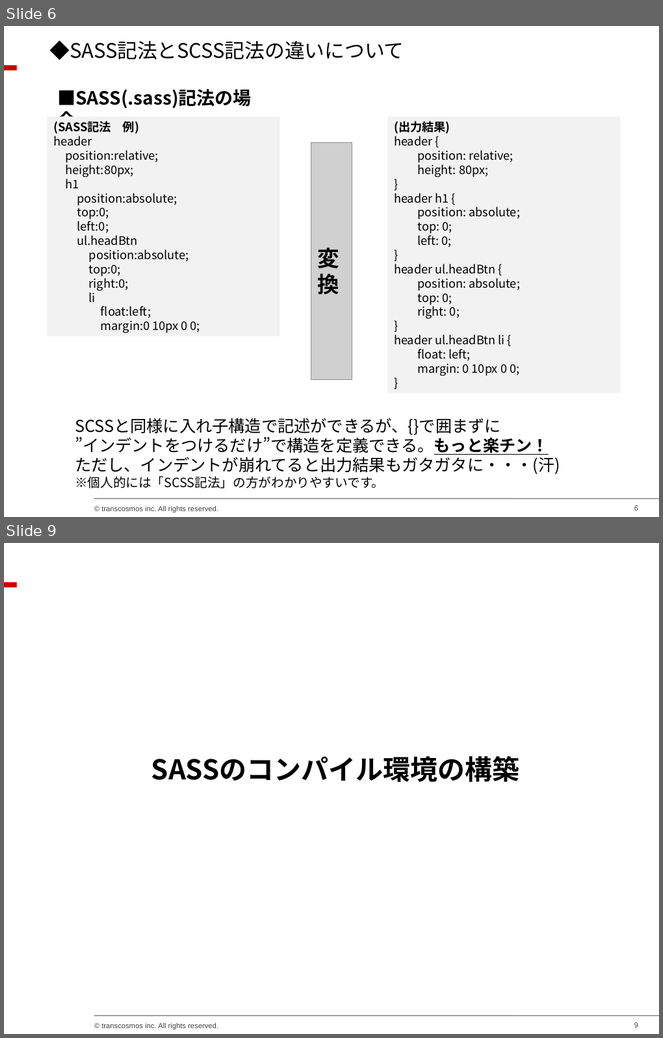
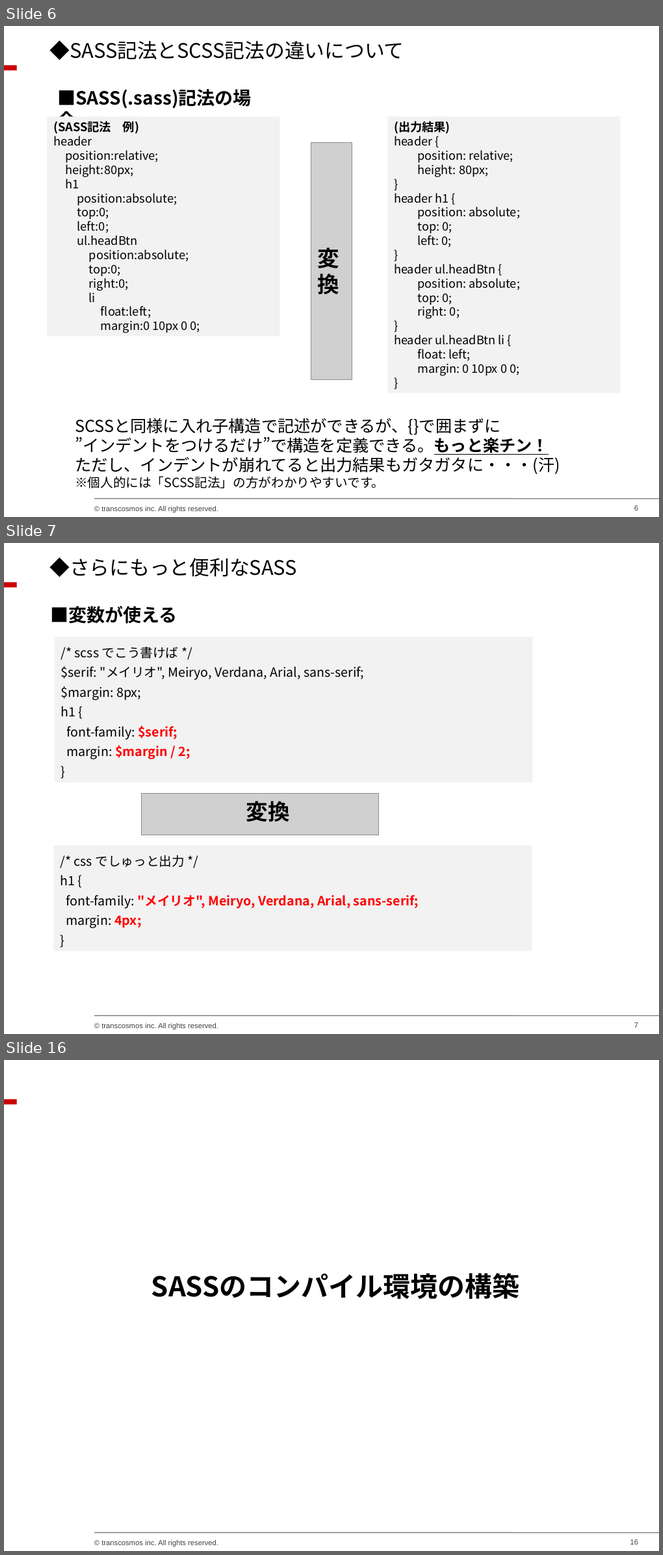
Before and after one commit to chieeeeno/my_common_files, a slide deck: docs/SASS勉強会資料/SASS勉強会資料.ppt. Shown one above the other, each under a label of ours: slides 6 and 9 before the commit, slides 6, 7 and 16 after it; the slides between them are not shown. The pictures are 663x1038 and 663x1555 pixels, drawn with LibreOffice and Linux fonts; fonts in the diff are those of the drawing; grey boxes stand for pictures; background and template pictures are left out. Boxes give left, top, right and bottom in pixels: in the first picture for what was removed or moved away, otherwise in the second. Text is boxed around its words. In the diff, an @@ line names an element or a change of style, - is before the commit and + after.

```diff
--- a/docs/SASS勉強会資料/SASS勉強会資料.ppt
+++ b/docs/SASS勉強会資料/SASS勉強会資料.ppt
@@ slide 7 added at (x1=4, y1=543, x2=659, y2=1034), background #FFFFFF; not listed: 4 template elements that a slide beside it also shows @@
@@ text added at (x1=50, y1=557, x2=297, y2=577), 22 pt, text #000000 @@
+◆さらにもっと便利なSASS
@@ text added at (x1=50, y1=606, x2=177, y2=624), 20 pt, text #000000, bold @@
+■変数が使える
@@ rectangle added at (x1=55, y1=637, x2=532, y2=782), fill #F2F2F2, 14 pt, text #000000 @@
+/* scss でこう書けば */
+$serif: "メイリオ", Meiryo, Verdana, Arial, sans-serif;
+$margin: 8px;
+h1 {
+font-family: $serif;
+margin: $margin / 2;
+}
@@ picture added at (x1=142, y1=794, x2=379, y2=835) @@
@@ text added at (x1=246, y1=801, x2=290, y2=822), 24 pt, text #000000, bold @@
+変換
@@ rectangle added at (x1=54, y1=846, x2=532, y2=952), fill #F2F2F2, 14 pt, text #FF0000, bold @@
+/* css でしゅっと出力 */
+h1 {
+font-family: "メイリオ", Meiryo, Verdana, Arial, sans-serif;
+margin: 4px;
+}
@@ what was slide 9 is now slide 16 @@
@@ page number at (x1=631, y1=1540, x2=638, y2=1545): text changed @@
-9
+16
```
Also in this commit, not shown: 2 slides changed, 7 other slides added, 1 slide removed, 2 other files.
